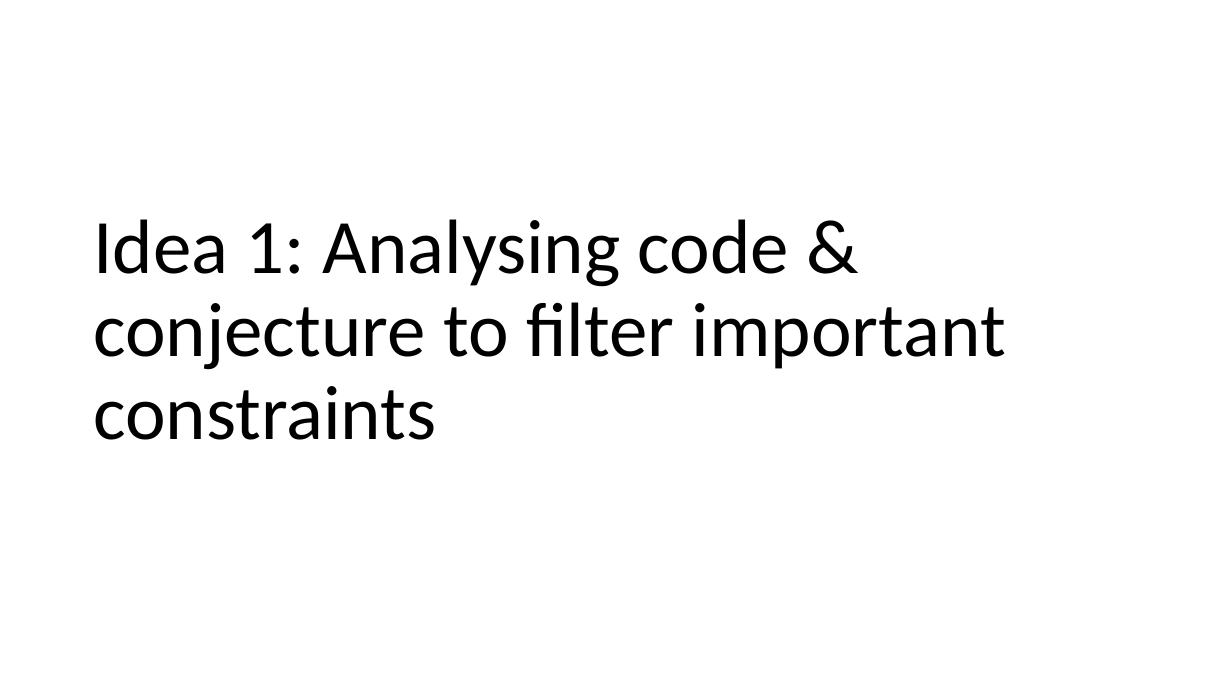
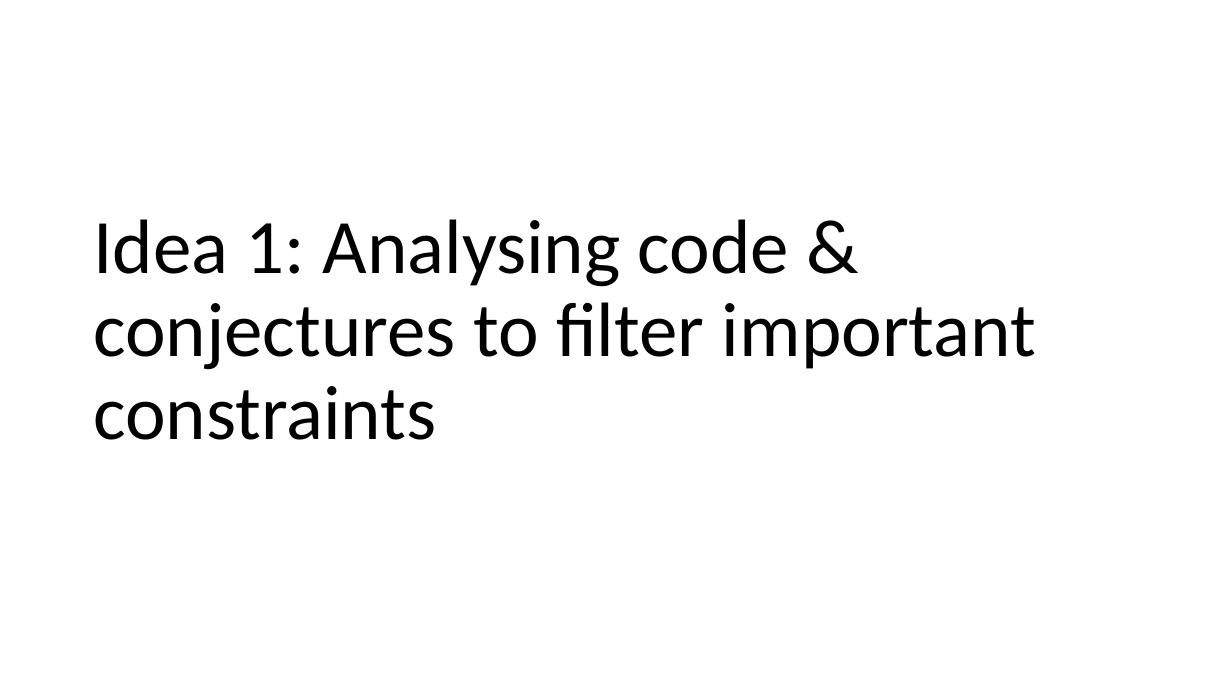
Before and after one commit to tjhance/ivy-research, a slide deck: slide 13 of interactive_proof/counterexample_generalization.pptx. Drawn at 1232x693 pixels with LibreOffice and Linux fonts; fonts in the diff are those of the drawing. Boxes give left, top, right and bottom in pixels: in the first picture for what was removed or moved away, otherwise in the second. Text is boxed around its words. In the diff, an @@ line names an element or a change of style, - is before the commit and + after.

Commit message:
update

```diff
--- a/interactive_proof/counterexample_generalization.pptx
+++ b/interactive_proof/counterexample_generalization.pptx
@@ title at (x1=93, y1=219, x2=1036, y2=440): text changed @@
-Idea 1: Analysing code & conjecture to filter important constraints
+Idea 1: Analysing code & conjectures to filter important constraints
```
Also in this commit, not shown: 4 slides added.
